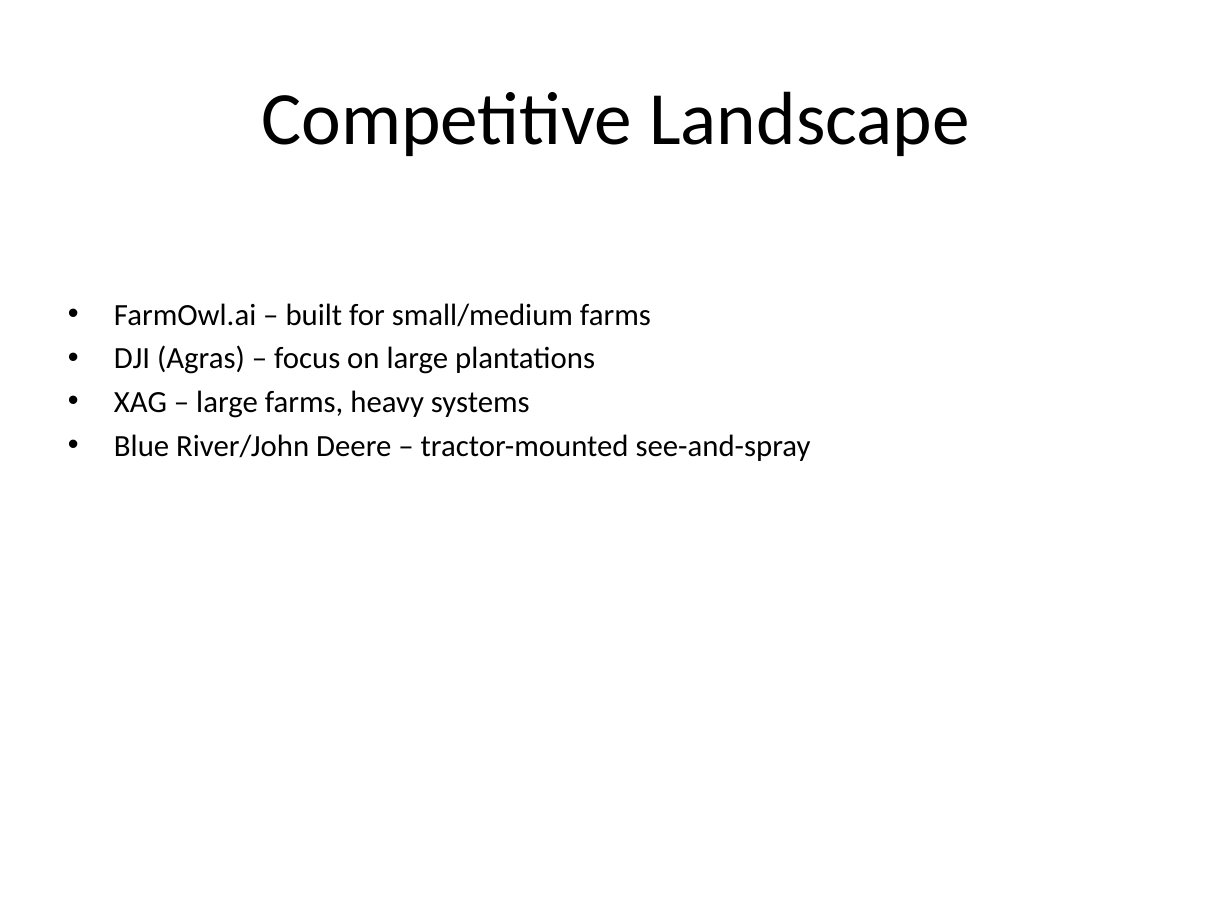
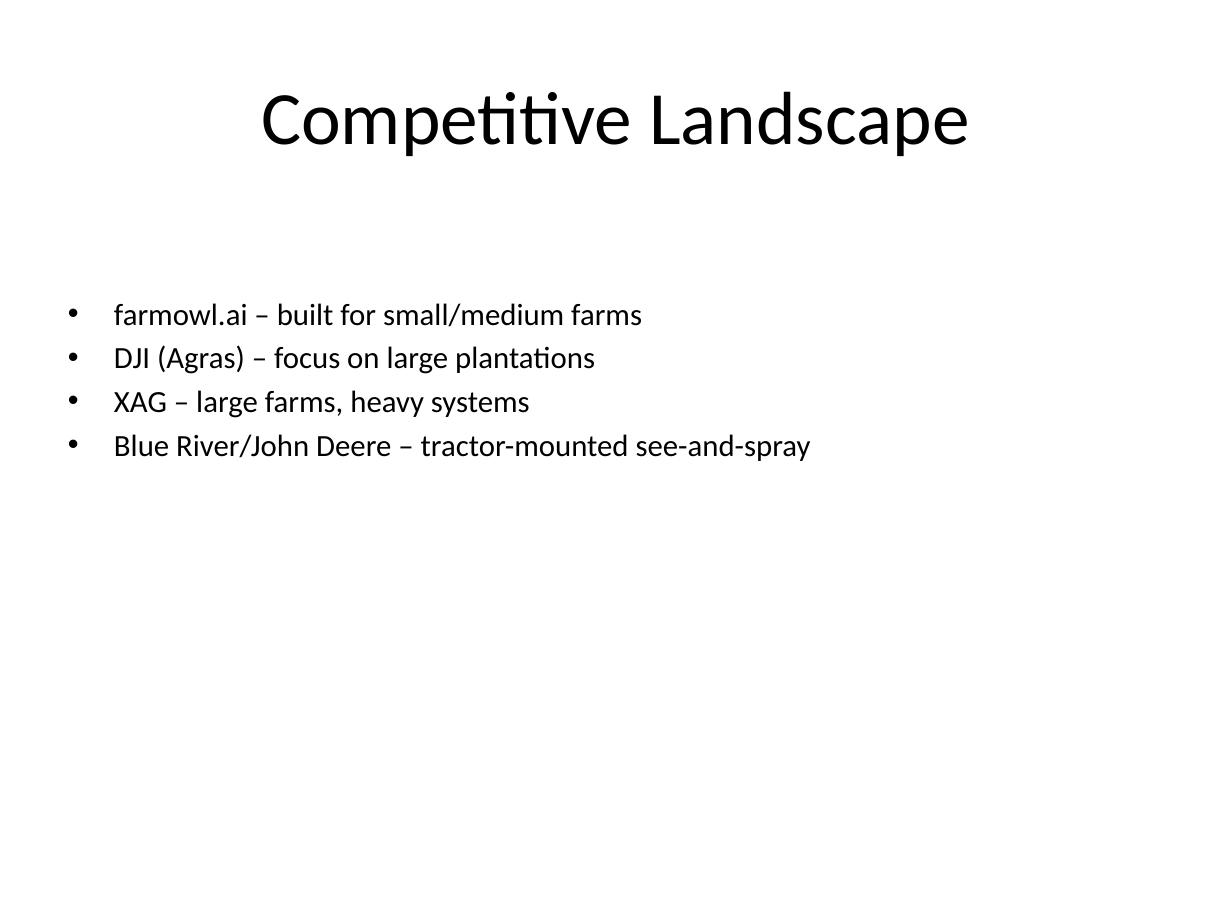
Before and after one commit to itsiashu/droneowl, a slide deck: slide 10 of business_pitch/FarmOwl_ai_Investor_Pitch_Complete.pptx. Drawn at 1232x924 pixels with LibreOffice and Linux fonts; fonts in the diff are those of the drawing. Boxes give left, top, right and bottom in pixels: in the first picture for what was removed or moved away, otherwise in the second. Text is boxed around its words. In the diff, an @@ line names an element or a change of style, - is before the commit and + after.

```diff
--- a/business_pitch/FarmOwl_ai_Investor_Pitch_Complete.pptx
+++ b/business_pitch/FarmOwl_ai_Investor_Pitch_Complete.pptx
@@ text at box(114, 303, 642, 327): text changed @@
-• FarmOwl.ai – built for small/medium farms
+• farmowl.ai – built for small/medium farms
```
Also in this commit, not shown: 2 other slides changed, 4 other files.
